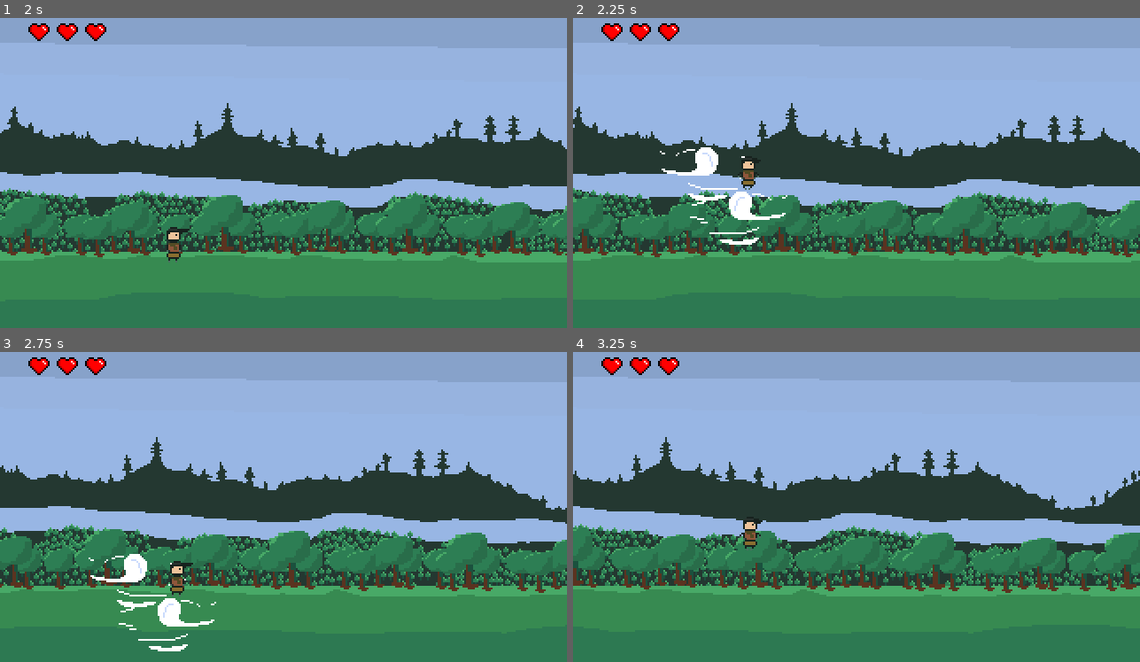
Above: before the commit, frames 1-4 (two rows, left to right).
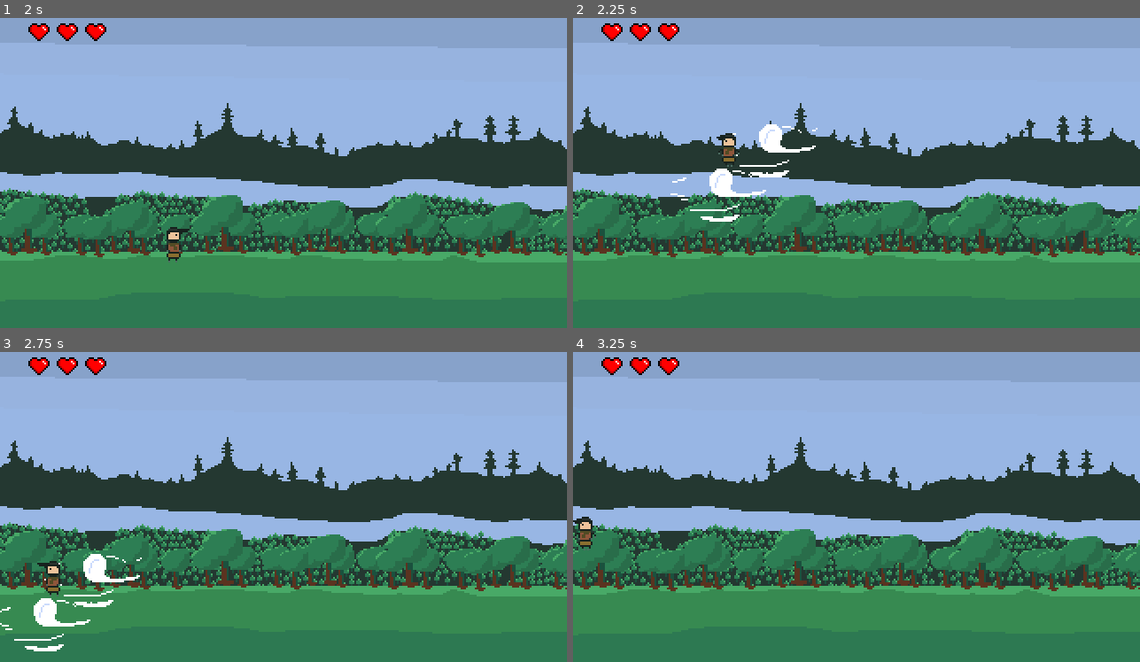
Above: after the commit, the same moments.

Repository: Shaurya0907/a-little-game-about-the-wind
Game: Godot game, scene res://scenes/main.tscn
The game is run twice, just before and just after one commit, with the same random seed, the same clock (stepped at 60 frames per second) and the same inputs.
Inputs (mouse positions are in pixels of both pictures, inside the frame that each line leads up to):
- Up to frame 1 (2 s): tap Enter at 0.5 s; move the mouse to (408, 151) at 0.52 s; hold Right from 0.53 s (still down); tap Q (wind catch, bound only after the commit) at 0.6, 1.35 s; click (408, 151) at 0.67 s; tap Space (jump) at 0.77, 1.52 s; move the mouse to (170, 185) at 1.27 s
- Up to frame 2 (2.25 s): move the mouse to (913, 98) at 2.02 s; release Right at 2.03 s; hold Left from 2.03 s (still down); tap Alt at 2.1 s
- Up to frame 3 (2.75 s): keep holding Left; tap Q (wind catch, bound only after the commit) at 2.3 s
- Up to frame 4 (3.25 s): move the mouse to (828, 565) at 2.77 s; release Left at 2.78 s; hold Right from 2.78 s (still down); tap Shift at 2.85 s; click (828, 565) at 2.92 s; tap Space (jump) at 3.02 s; tap Q (wind catch, bound only after the commit) at 3.05 s

Frame 1 is identical in both runs. In frame 2, 13% of the frame differs, in the area x 0-100%, y 27-79%; in frame 3, 18%; in frame 4, 18%.

Commit message:
ALMOSTT
added 90% of the things, sfx etc and almost the game is complete now, buildng the ui ;))))))

Diff:
--- a/project.godot
+++ b/project.godot
@@ -20,7 +20,7 @@
 window/size/viewport_width=320
 window/size/viewport_height=180
 window/size/window_width_override=1920
-window/size/window_height_override=1080
+window/size/window_height_override=1200
 window/stretch/mode="viewport"
 window/stretch/aspect="expand"
 
@@ -45,9 +45,9 @@
 "events": [Object(InputEventKey,"resource_local_to_scene":false,"resource_name":"","device":-1,"window_id":0,"alt_press …(191 unchanged characters)…
 ]
 }
-interact={
+"wind catch"={
 "deadzone": 0.2,
-"events": [Object(InputEventKey,"resource_local_to_scene":fa …(140 unchanged characters)… d":false,"keycode":0,"physical_keycode":69,"key_label":0,"unicode":101,"location":0,"echo":false,"script":null)
+"events": [Object(InputEventKey,"resource_local_to_scene":fa …(140 unchanged characters)… d":false,"keycode":0,"physical_keycode":81,"key_label":0,"unicode":113,"location":0,"echo":false,"script":null)
 ]
 }
 
--- a/scenes/main.tscn
+++ b/scenes/main.tscn
@@ -3,6 +3,8 @@
 [ext_resource type="PackedScene" uid="uid://dd64rh3xsfgh0" path="res://scenes/ground.tscn" id="1_0wfyh"]
 [ext_resource type="PackedScene" uid="uid://c6s5i84o5qk47" path="res://scenes/player.tscn" id="1_o5qli"]
 [ext_resource type="PackedScene" uid="uid://c07srfjf4syp" path="res://scenes/heart.tscn" id="3_sugp2"]
+[ext_resource type="AudioStream" uid="uid://dhme2uh7i6bhp" path="res://sfx/bg.wav" id="4_jyhfs"]
+[ext_resource type="AudioStream" uid="uid://c21n1xgtnyh5y" path="res://sfx/wind gust.wav" id="5_tbgi4"]
 
 [node name="main" type="Node2D" unique_id=1739140493]
 
@@ -14,11 +16,20 @@
 [node name="Camera2D" type="Camera2D" parent="." unique_id=1263371532]
 position = Vector2(160, 90)
 
-[node name="heart1" parent="Camera2D" unique_id=239393128 instance=ExtResource("3_sugp2")]
-position = Vector2(-138, -75)
+[node name="CanvasLayer" type="CanvasLayer" parent="." unique_id=1781479080]
 
-[node name="heart2" parent="Camera2D" unique_id=586560364 instance=ExtResource("3_sugp2")]
-position = Vector2(-122, -75)
+[node name="heart1" parent="CanvasLayer" unique_id=239393128 instance=ExtResource("3_sugp2")]
+position = Vector2(22, 15)
 
-[node name="heart3" parent="Camera2D" unique_id=909588366 instance=ExtResource("3_sugp2")]
-position = Vector2(-106, -75)
+[node name="heart2" parent="CanvasLayer" unique_id=586560364 instance=ExtResource("3_sugp2")]
+position = Vector2(38, 15)
+
+[node name="heart3" parent="CanvasLayer" unique_id=909588366 instance=ExtResource("3_sugp2")]
+position = Vector2(54, 15)
+
+[node name="AudioStreamPlayer2D" type="AudioStreamPlayer2D" parent="." unique_id=447732481]
+stream = ExtResource("4_jyhfs")
+autoplay = true
+
+[node name="wind_gust" type="AudioStreamPlayer2D" parent="." unique_id=181155001]
+stream = ExtResource("5_tbgi4")
--- /dev/null
+++ b/scenes/main_menu.tscn
@@ -0,0 +1,16 @@
+[gd_scene format=3 uid="uid://bbmrd8t68ks2b"]
+
+[node name="main_menu" type="Control" unique_id=877334869]
+layout_mode = 3
+anchors_preset = 0
+
+[node name="VBoxContainer" type="VBoxContainer" parent="." unique_id=497433691]
+layout_mode = 0
+offset_right = 40.0
+offset_bottom = 40.0
+
+[node name="TextureButton" type="TextureButton" parent="VBoxContainer" unique_id=142057733]
+layout_mode = 2
+
+[node name="TextureButton2" type="TextureButton" parent="VBoxContainer" unique_id=1741356860]
+layout_mode = 2
--- a/scenes/player.tscn
+++ b/scenes/player.tscn
@@ -8,6 +8,8 @@
 [ext_resource type="Texture2D" uid="uid://f0tbp4buc0mh" path="res://assets/player/anims/walking/4.png" id="4_fjrip"]
 [ext_resource type="Texture2D" uid="uid://bltrvu4vm6qkf" path="res://assets/player/anims/jump/2.png" id="4_ur7pv"]
 [ext_resource type="Texture2D" uid="uid://b5ntbkr7b4syx" path="res://assets/player/anims/jump/3.png" id="5_y4r1p"]
+[ext_resource type="AudioStream" uid="uid://bggbacetpbnl5" path="res://sfx/player_damage.wav" id="9_ur7pv"]
+[ext_resource type="AudioStream" uid="uid://cupa3ktwa5wpt" path="res://sfx/walking.wav" id="10_y4r1p"]
 
 [sub_resource type="SpriteFrames" id="SpriteFrames_v15d6"]
 animations = [{
@@ -66,3 +68,16 @@
 [node name="CollisionShape2D" type="CollisionShape2D" parent="." unique_id=1848215139]
 position = Vector2(1, -2)
 shape = SubResource("RectangleShape2D_qlg0r")
+
+[node name="wind_parry" type="Timer" parent="." unique_id=1442186991]
+process_callback = 0
+wait_time = 0.1
+one_shot = true
+
+[node name="damage" type="AudioStreamPlayer2D" parent="." unique_id=677048283]
+stream = ExtResource("9_ur7pv")
+volume_db = -5.857
+
+[node name="walking" type="AudioStreamPlayer2D" parent="." unique_id=1302121064]
+stream = ExtResource("10_y4r1p")
+volume_db = -10.692
--- a/scripts/player.gd
+++ b/scripts/player.gd
@@ -3,6 +3,15 @@
 @onready var player: AnimatedSprite2D = $player_animated
 @onready var anim_player: AnimationPlayer = $player_animated/AnimationPlayer
 @onready var camera_2d: Camera2D = $"../Camera2D"
+@onready var heart_1: Sprite2D = $"../CanvasLayer/heart1"
+@onready var heart_2: Sprite2D = $"../CanvasLayer/heart2"
+@onready var heart_3: Sprite2D = $"../CanvasLayer/heart3"
+@onready var wind_parry: Timer = $wind_parry
+@onready var damage: AudioStreamPlayer2D = $damage
+@onready var walking: AudioStreamPlayer2D = $walking
+@onready var wind_gust: AudioStreamPlayer2D = $"../wind_gust"
+
+
 
 '''
 NOTE:
@@ -24,9 +33,15 @@
 const WIND_ACCELERATION = 350.0
 const WIND_FADE = 450.0
 
+var fall_protection =false
+var wind_catch = false
+var is_wind_lifting = false
+
 # Fall damage
 const FALL_DAMAGE_HEIGHT = 40.0
 const FALL_DAMAGE_AMOUNT = 25
+
+
 
 var player_health = 100
 
@@ -74,6 +89,9 @@
 
 func _physics_process(delta: float) -> void:
 
+	var on_floor_before_move = is_on_floor()
+
+
 	camera_2d.global_position.x = (
 		global_position.x
 		+ CAMERA_POSITION_OLD.x
@@ -81,8 +99,6 @@
 	)
 
 	var direction = Input.get_axis("move_backward","move_forward")
-
-	var on_floor_before_move = is_on_floor()
 
 	# to find the max jump point
 	if on_floor_before_move:
@@ -96,6 +112,14 @@
 	# GRAVITYYYY
 	if not on_floor_before_move:
 		velocity.y += GRAVITY * delta
+	if is_wind_lifting and velocity.y > 0:
+		wind_parry.start()
+		is_wind_lifting = false
+	if Input.is_action_just_pressed("wind catch") and not on_floor_before_move and velocity.y > 0.0 and not wind_catch and not wind_parry.is_stopped():
+		fall_protection = true
+		wind_catch =true
+		velocity.y = minf(velocity.y, 100)
+
 
 	# JUMP
 	var just_jumped = Input.is_action_just_pressed("jump") and on_floor_before_move
@@ -134,39 +158,31 @@
 			wind_duration = randf_range(0.8, 1.3)
 
 
-			if direction > 0.0:
-				wind_direction = -1.0
-			elif direction < 0.0:
-				wind_direction = 1.0
-			else:
-				wind_direction = -1.0 if randf() < 0.5 else 1.0
-
-			# for random wind movement
-			if randf() < 0.25:
-				wind_direction *= -1.0
+			wind_direction = -1.0
 
 			side_wind.position = Vector2(
 				-wind_direction * 28.0,
 				-3.0
 			)
 
-			side_wind.flip_h = wind_direction > 0.0
+			#side_wind.flip_h = wind_direction > 0.0
 			side_wind.frame = 0
 			side_wind.play("wind")
+			wind_gust.play()
 
 			# for upward wind
-			wind_lifting = randf() < 0.35
+			wind_lifting = randf() < 0.95
 
 			if wind_lifting:
 				velocity.y = minf(
 					velocity.y,
 					-randf_range(300.0, 380.0)
 				)
-
+				is_wind_lifting = true
 
 				upward_wind.frame = 0
 				upward_wind.play("wind")
-
+				wind_gust.play()
 	# to disable/enable wind
 	side_wind.visible = wind_duration > 0.0
 
@@ -188,26 +204,36 @@
 	elif direction != 0.0:
 		if anim_player.current_animation != "walking":
 			anim_player.play("walking")
+			walking.play()
 
 	else:
 		if anim_player.current_animation != "idle":
 			anim_player.play("idle")
+			walking.stop()
 
 	move_and_slide()
 
+	var on_floor_after_move = is_on_floor()
 	# fall damage :)))
-	var on_floor_after_move = is_on_floor()
+
+	if on_floor_before_move:
+		fall_protection = false
+		wind_catch = false
+
+	if not heart_1.visible:
+		get_tree().quit()
+		pass
 
 	if on_floor_after_move and not was_on_floor:
 
 		var fall_height = global_position.y - fall_peak_y
 
-		if fall_height > FALL_DAMAGE_HEIGHT:
-			player_health = maxi(
-				0,
-				player_health - FALL_DAMAGE_AMOUNT
-			)
-
-			print("Health: ", player_health)
-
+		if fall_height > FALL_DAMAGE_HEIGHT and not fall_protection:
+			if heart_1.visible and heart_2.visible and heart_3.visible:
+				heart_3.hide()
+			elif not heart_3.visible and heart_2.visible:
+				heart_2.hide()
+			elif not heart_3.visible and not heart_2.visible:
+				heart_1.hide()
+			damage.play()
 	was_on_floor = on_floor_after_move
Not shown, added: sfx/bg.wav.import
Not shown, added: sfx/credits.txt
Not shown, added: sfx/player_damage.wav.import
Not shown, added: sfx/walking.wav.import
Not shown, added: sfx/wind gust.wav.import
Not shown, added: scenes/main.tscn5585096570.tmp
Not shown, added: scenes/main.tscn5593714900.tmp
Not shown, added: sfx/bg.wav
Not shown, added: sfx/player_damage.wav
Not shown, added: sfx/walking.wav
Not shown, added: sfx/wind gust.wav
